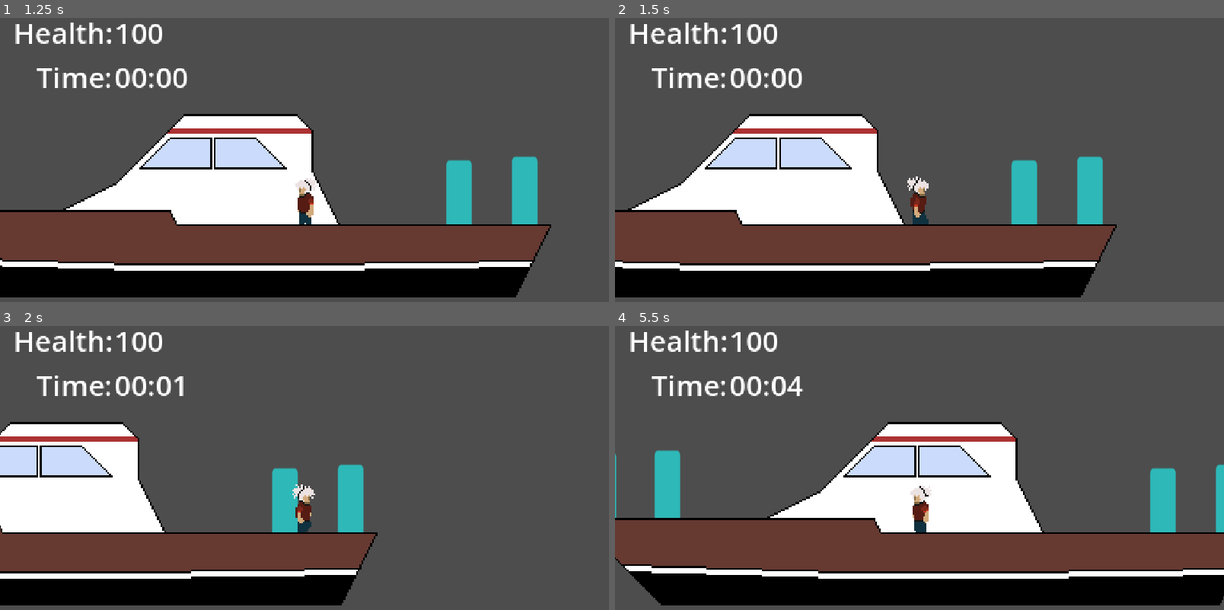
Above: before the commit, frames 1-4 (two rows, left to right).
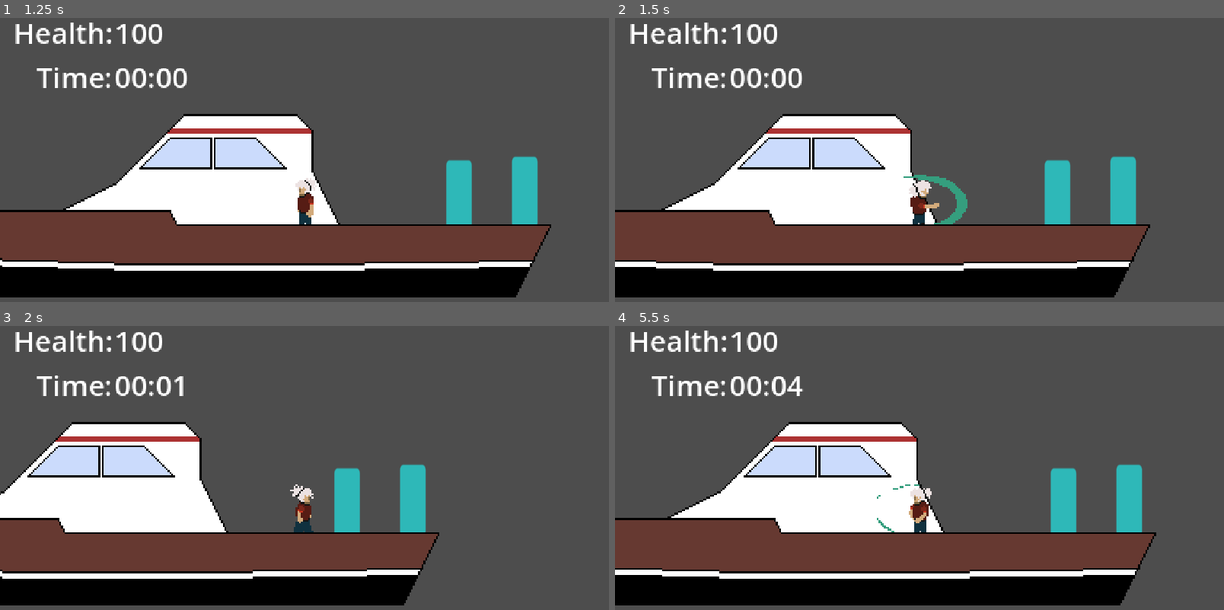
Above: after the commit, the same moments.

Repository: justin-crouch/Action-Fisher
Game: Godot game, scene res://scenes/menu.tscn
The game is run twice, just before and just after one commit, with the same random seed, the same clock (stepped at 60 frames per second) and the same inputs.
Inputs:
- Up to frame 1 (1.25 s): click "PLAY" at 0.5 s
- Up to frame 2 (1.5 s): tap Enter at 1.25 s; hold D (RIGHT) from 1.28 s (still down); tap F (ATTACK) at 1.35 s
- Up to frame 3 (2 s): keep holding D (RIGHT); tap Space (INTERACT) at 1.55 s
- Up to frame 4 (5.5 s): release D (RIGHT) at 2.03 s; hold A (LEFT) 2.03-2.78 s; tap Space (INTERACT) at 2.1, 3.05, 3.6, 4.55, 5.1 s; tap F (ATTACK) at 2.3, 2.85, 3.8, 4.35, 5.3 s; hold D (RIGHT) 2.78-4.28 s; hold A (LEFT) from 4.28 s (still down)

Frame 1 is identical in both runs. In frame 2, 12% of the frame differs, in the area x 1-88%, y 33-99%; in frame 3, 13%; in frame 4, 24%, in the area x 0-100%, y 33-99%.

Commit message:
Player has state machine
Added attack and interact animations to player

Diff:
--- a/project.godot
+++ b/project.godot
@@ -23,7 +23,6 @@
 
 window/size/viewport_width=480
 window/size/viewport_height=270
-window/size/mode=3
 window/size/resizable=false
 window/size/window_width_override=1440
 window/size/window_height_override=810
--- a/scenes/player.tscn
+++ b/scenes/player.tscn
@@ -1,11 +1,25 @@
-[gd_scene load_steps=17 format=3 uid="uid://iymn8t07gpl6"]
+[gd_scene load_steps=27 format=3 uid="uid://iymn8t07gpl6"]
 
 [ext_resource type="Script" path="res://scenes/scripts/player.gd" id="1_bsu6v"]
 [ext_resource type="Texture2D" uid="uid://frpxgnh67q2c" path="res://assets/_side idle.png" id="2_hjjrq"]
+[ext_resource type="Texture2D" uid="uid://b0v763hj81y82" path="res://assets/_side attack.png" id="2_ic2w0"]
 [ext_resource type="Texture2D" uid="uid://cxnjjgvnxyedv" path="res://assets/_side walk.png" id="3_x7gkr"]
+[ext_resource type="Texture2D" uid="uid://d0b5sj7mibnxh" path="res://assets/_pick up.png" id="4_3cd5r"]
 
 [sub_resource type="RectangleShape2D" id="RectangleShape2D_6bi0c"]
 size = Vector2(17, 31)
+
+[sub_resource type="AtlasTexture" id="AtlasTexture_elpng"]
+atlas = ExtResource("2_ic2w0")
+region = Rect2(0, 0, 64, 64)
+
+[sub_resource type="AtlasTexture" id="AtlasTexture_cih07"]
+atlas = ExtResource("2_ic2w0")
+region = Rect2(64, 0, 64, 64)
+
+[sub_resource type="AtlasTexture" id="AtlasTexture_e2r02"]
+atlas = ExtResource("2_ic2w0")
+region = Rect2(0, 64, 64, 64)
 
 [sub_resource type="AtlasTexture" id="AtlasTexture_lutyw"]
 atlas = ExtResource("2_hjjrq")
@@ -25,6 +39,26 @@
 
 [sub_resource type="AtlasTexture" id="AtlasTexture_7wt1h"]
 atlas = ExtResource("2_hjjrq")
+region = Rect2(0, 64, 64, 64)
+
+[sub_resource type="AtlasTexture" id="AtlasTexture_d832j"]
+atlas = ExtResource("4_3cd5r")
+region = Rect2(0, 0, 64, 64)
+
+[sub_resource type="AtlasTexture" id="AtlasTexture_8alug"]
+atlas = ExtResource("4_3cd5r")
+region = Rect2(64, 0, 64, 64)
+
+[sub_resource type="AtlasTexture" id="AtlasTexture_gyjhn"]
+atlas = ExtResource("4_3cd5r")
+region = Rect2(128, 0, 64, 64)
+
+[sub_resource type="AtlasTexture" id="AtlasTexture_5p0m3"]
+atlas = ExtResource("4_3cd5r")
+region = Rect2(192, 0, 64, 64)
+
+[sub_resource type="AtlasTexture" id="AtlasTexture_2gtqw"]
+atlas = ExtResource("4_3cd5r")
 region = Rect2(0, 64, 64, 64)
 
 [sub_resource type="AtlasTexture" id="AtlasTexture_ddry4"]
@@ -55,6 +89,20 @@
 animations = [{
 "frames": [{
 "duration": 1.0,
+"texture": SubResource("AtlasTexture_elpng")
+}, {
+"duration": 1.0,
+"texture": SubResource("AtlasTexture_cih07")
+}, {
+"duration": 1.0,
+"texture": SubResource("AtlasTexture_e2r02")
+}],
+"loop": false,
+"name": &"attack",
+"speed": 15.0
+}, {
+"frames": [{
+"duration": 1.0,
 "texture": SubResource("AtlasTexture_lutyw")
 }, {
 "duration": 1.0,
@@ -74,27 +122,47 @@
 "speed": 5.0
 }, {
 "frames": [{
-"duration": 0.6,
+"duration": 1.0,
+"texture": SubResource("AtlasTexture_d832j")
+}, {
+"duration": 1.0,
+"texture": SubResource("AtlasTexture_8alug")
+}, {
+"duration": 1.0,
+"texture": SubResource("AtlasTexture_gyjhn")
+}, {
+"duration": 1.0,
+"texture": SubResource("AtlasTexture_5p0m3")
+}, {
+"duration": 1.0,
+"texture": SubResource("AtlasTexture_2gtqw")
+}],
+"loop": false,
+"name": &"interact",
+"speed": 15.0
+}, {
+"frames": [{
+"duration": 1.0,
 "texture": SubResource("AtlasTexture_ddry4")
 }, {
-"duration": 0.6,
+"duration": 1.0,
 "texture": SubResource("AtlasTexture_oqisj")
 }, {
-"duration": 0.6,
+"duration": 1.0,
 "texture": SubResource("AtlasTexture_h1lam")
 }, {
-"duration": 0.6,
+"duration": 1.0,
 "texture": SubResource("AtlasTexture_qj7xs")
 }, {
-"duration": 0.6,
+"duration": 1.0,
 "texture": SubResource("AtlasTexture_jqbqp")
 }, {
-"duration": 0.6,
+"duration": 1.0,
 "texture": SubResource("AtlasTexture_i16sk")
 }],
 "loop": true,
 "name": &"walk",
-"speed": 5.0
+"speed": 10.0
 }]
 
 [node name="Player" type="CharacterBody2D"]
@@ -109,4 +177,3 @@
 position = Vector2(0, -15)
 sprite_frames = SubResource("SpriteFrames_c8asb")
 animation = &"walk"
-frame_progress = 0.719442
--- a/scenes/rod.tscn
+++ b/scenes/rod.tscn
@@ -5,7 +5,7 @@
 [sub_resource type="RectangleShape2D" id="RectangleShape2D_kcb5u"]
 size = Vector2(24, 40)
 
-[node name="Rod" type="Area2D"]
+[node name="Rod" type="Area2D" groups=["Interactable"]]
 scale = Vector2(0.6, 1)
 script = ExtResource("1_otodr")
 
--- a/scenes/scripts/player.gd
+++ b/scenes/scripts/player.gd
@@ -3,20 +3,57 @@
 @onready var ANIMATOR = $AnimatedSprite2D
 const SPEED = 140.0
 
+enum STATES {
+	WALK,
+	IDLE,
+
+	ATTACK,
+	ATTACKING,
+
+	INTERACT,
+	INTERACTING,
+}
+var state: STATES = STATES.IDLE
+var nearby = false
+
 func _physics_process(delta):
+	match(state):
+		STATES.IDLE:
+			ANIMATOR.play("idle")
+			velocity.x = move_toward(velocity.x, 0, SPEED)
 
-	# Get the input direction and handle the movement/deceleration.
-	var direction = Input.get_axis("LEFT", "RIGHT")
-	if direction: velocity.x = direction * SPEED
-	else: velocity.x = move_toward(velocity.x, 0, SPEED)
+			if(Input.is_action_pressed('LEFT') || Input.is_action_pressed('RIGHT')): state = STATES.WALK
+			if(Input.is_action_just_pressed("ATTACK")): state = STATES.ATTACK
+			if(Input.is_action_just_pressed("INTERACT")): state = STATES.INTERACT
 
-	if(direction == -1):
-		ANIMATOR.flip_h = false
-		ANIMATOR.play("walk")
-	elif(direction == 1):
-		ANIMATOR.flip_h = true
-		ANIMATOR.play("walk")
-	else:
-		ANIMATOR.play("idle")
+		STATES.WALK:
+			var direction = Input.get_axis("LEFT", "RIGHT")
+
+			if(direction):
+				ANIMATOR.flip_h = direction == 1
+				ANIMATOR.play("walk")
+				velocity.x = direction * SPEED
+			else: state = STATES.IDLE
+			if(Input.is_action_just_pressed("ATTACK")): state = STATES.ATTACK
+			if(Input.is_action_just_pressed("INTERACT")): state = STATES.INTERACT
+
+		STATES.INTERACT:
+			if(!nearby): state = STATES.WALK
+			else:
+				velocity.x = move_toward(velocity.x, 0, SPEED)
+				ANIMATOR.play('interact')
+				state = STATES.INTERACTING
+
+		STATES.INTERACTING:
+			if(!ANIMATOR.is_playing()): state = STATES.WALK
+
+		STATES.ATTACK:
+			velocity.x = move_toward(velocity.x, 0, SPEED)
+			ANIMATOR.play('attack')
+			state = STATES.INTERACTING
+
+		STATES.ATTACKING:
+			if(!ANIMATOR.is_playing()): state = STATES.WALK
+
 
 	move_and_slide()
--- a/scenes/scripts/rod.gd
+++ b/scenes/scripts/rod.gd
@@ -22,6 +22,7 @@
 }
 @export var state: STATES
 var nearby = false
+var plr
 
 func _ready():
 	Boat = get_node(BOAT_PATH)
@@ -52,7 +53,9 @@
 		STATES.TICKING:
 			DISPLAY_TIMER.text = str( snapped(TIMER.time_left, .1) )
 
-			if(nearby): INTERACT.visible = true
+			if(nearby):
+				INTERACT.visible = true
+				if(plr): plr.nearby = true
 			else: 		INTERACT.visible = false
 
 			if(nearby && Input.is_action_just_pressed("INTERACT")): state = STATES.WAIT
@@ -79,7 +82,10 @@
 func _on_body_entered(body):
 	if(body.name != 'Player'): return
 	nearby = true
+	plr = body
 
 func _on_body_exited(body):
 	if(body.name != 'Player'): return
 	nearby = false
+	body.nearby = false
+	plr = null
Binary file added: assets/_pick up.png
Not shown, added: assets/_pick up.png.import
Binary file added: assets/_side attack.png
Not shown, added: assets/_side attack.png.import
